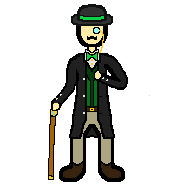
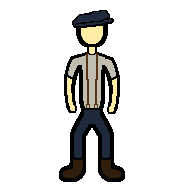
Two versions of the same layered image (184x184). Layer-by-layer changes:
added group "european worker" with 6 layers above "foreman" over bbox(59, 10, 125, 178)
added layer "euro worker #2" in group "european worker" over bbox(59, 10, 125, 178)
hid group "merchant" (14 layers), moved it above "driver" over bbox(48, 4, 150, 180)
hid "merchant #5" over bbox(48, 4, 150, 180)
